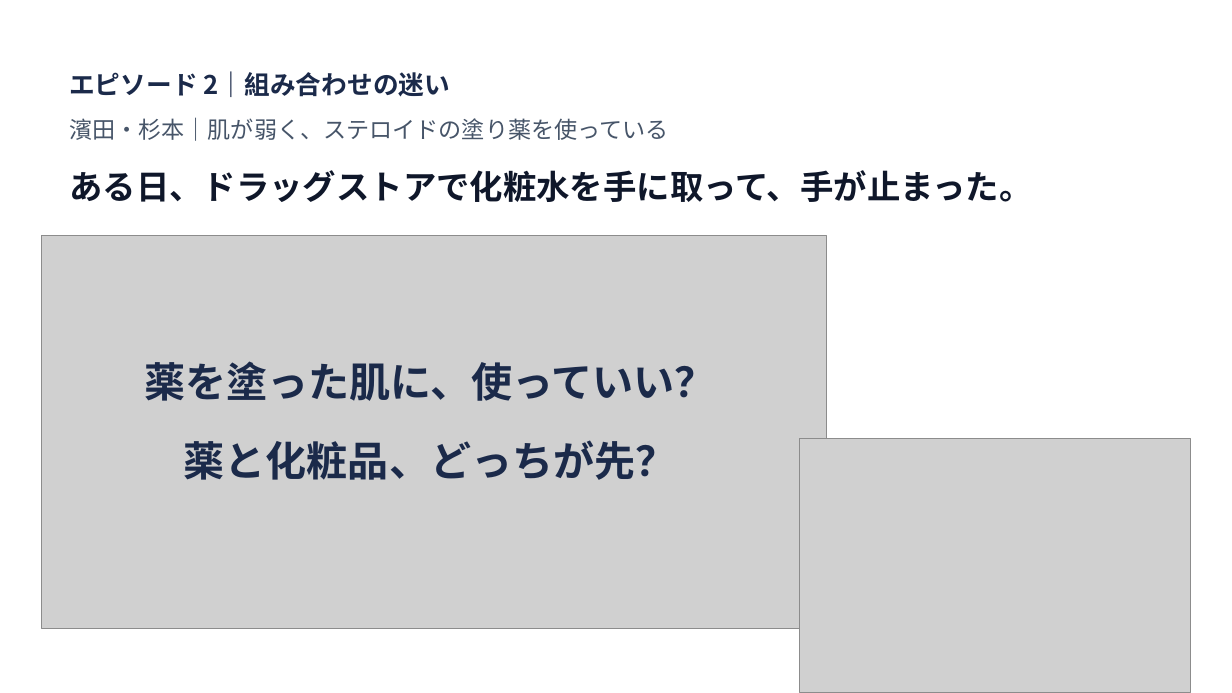
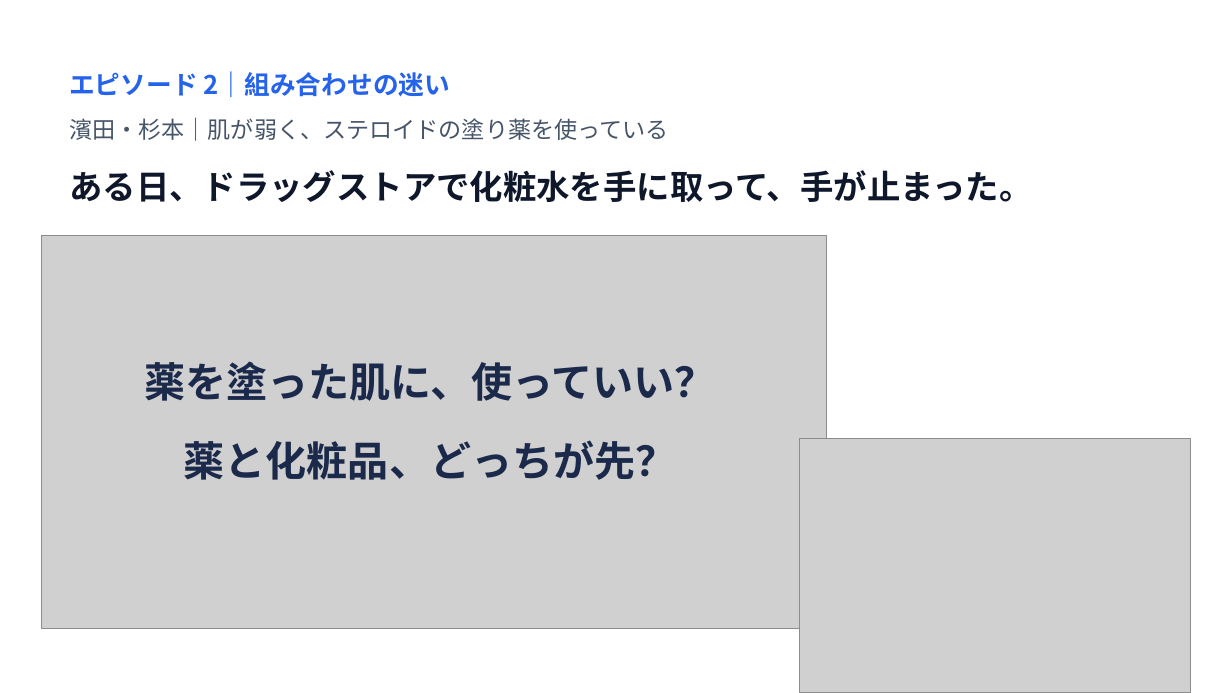
Before and after one commit to John-Frusciante/overlai, a slide deck: slide 3 of docs/ピッチ/Overlai_本選ピッチ.pptx. Drawn at 1232x693 pixels with LibreOffice and Linux fonts; fonts in the diff are those of the drawing; grey boxes stand for pictures. Boxes give left, top, right and bottom in pixels: in the first picture for what was removed or moved away, otherwise in the second. Text is boxed around its words. In the diff, an @@ line names an element or a change of style, - is before the commit and + after.

```diff
--- a/docs/ピッチ/Overlai_本選ピッチ.pptx
+++ b/docs/ピッチ/Overlai_本選ピッチ.pptx
@@ text "エピソード 2｜組み合わせの迷い" at <box>69,71,451,97</box>: text colour #1B2A4A to #2563EB @@
```
Also in this commit, not shown: 4 other slides changed, 4 slides added, 1 slide removed, 3 other files.
